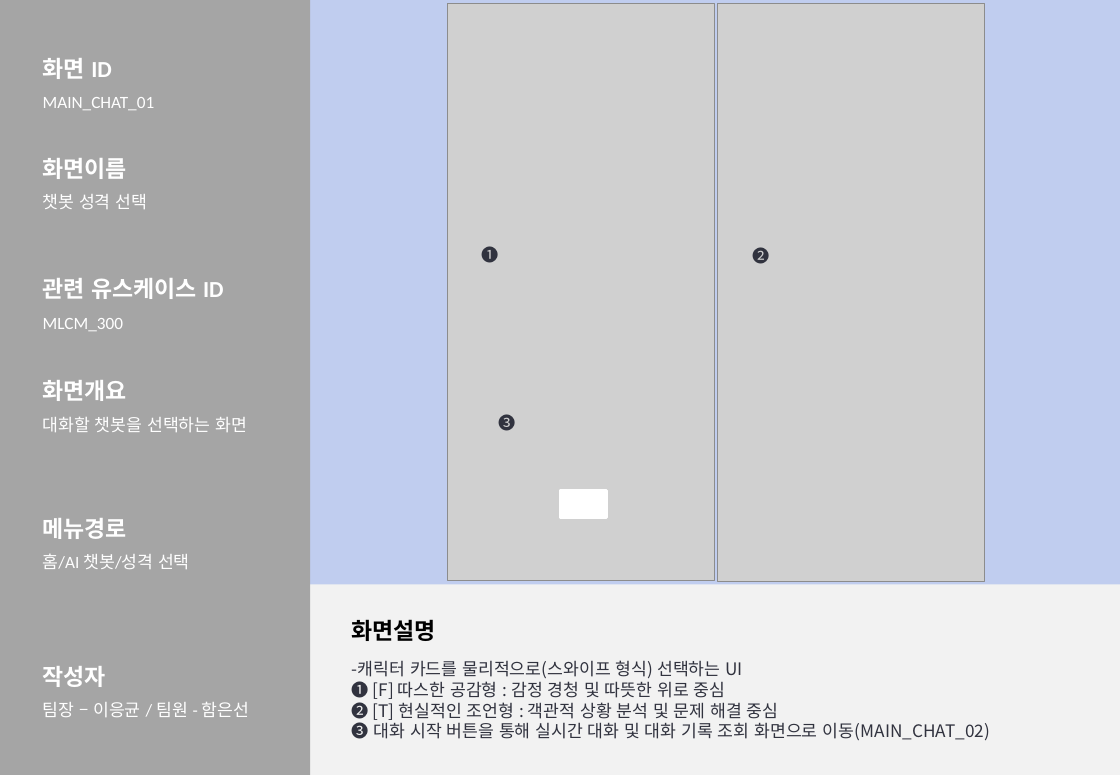
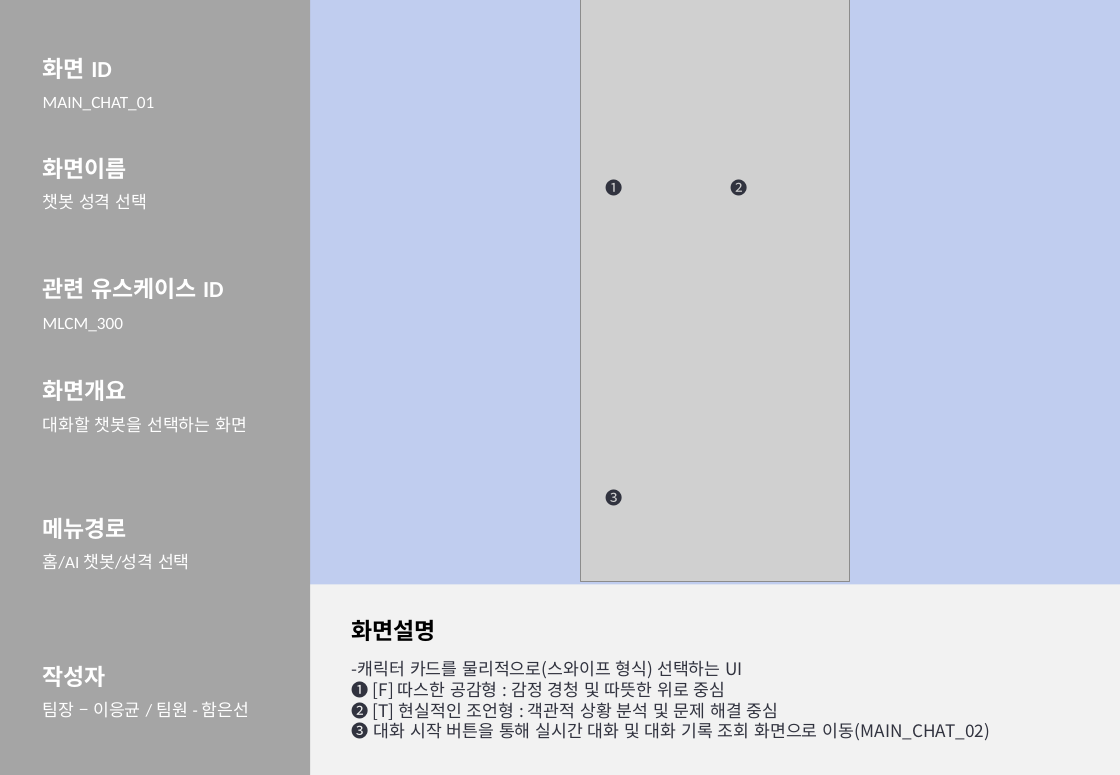
Before and after one commit to 2026-SMHRD-KDT-HealthCare-5/lisn, a slide deck: slide 12 of Documents/화면설계서_귀기울임.pptx. Drawn at 1120x775 pixels with LibreOffice and Linux fonts; fonts in the diff are those of the drawing; grey boxes stand for pictures. Boxes give left, top, right and bottom in pixels: in the first picture for what was removed or moved away, otherwise in the second. Text is boxed around its words. In the diff, an @@ line names an element or a change of style, - is before the commit and + after.

```diff
--- a/Documents/화면설계서_귀기울임.pptx
+++ b/Documents/화면설계서_귀기울임.pptx
@@ picture: place and size @@
-picture at box(448, 3, 715, 581)
+picture at box(581, 0, 850, 582)
@@ picture removed at box(718, 3, 985, 581) @@
@@ text "❶": place and size @@
-text "❶" at box(481, 244, 498, 267)
+text "❶" at box(606, 177, 623, 200)
@@ text "❷": place and size @@
-text "❷" at box(752, 244, 769, 267)
+text "❷" at box(730, 177, 747, 200)
@@ rectangle removed at box(561, 491, 607, 518) @@
@@ text "❸": place and size @@
-text "❸" at box(499, 412, 516, 435)
+text "❸" at box(606, 487, 623, 510)
```
Also in this commit, not shown: 4 other slides changed, 2 other files.
